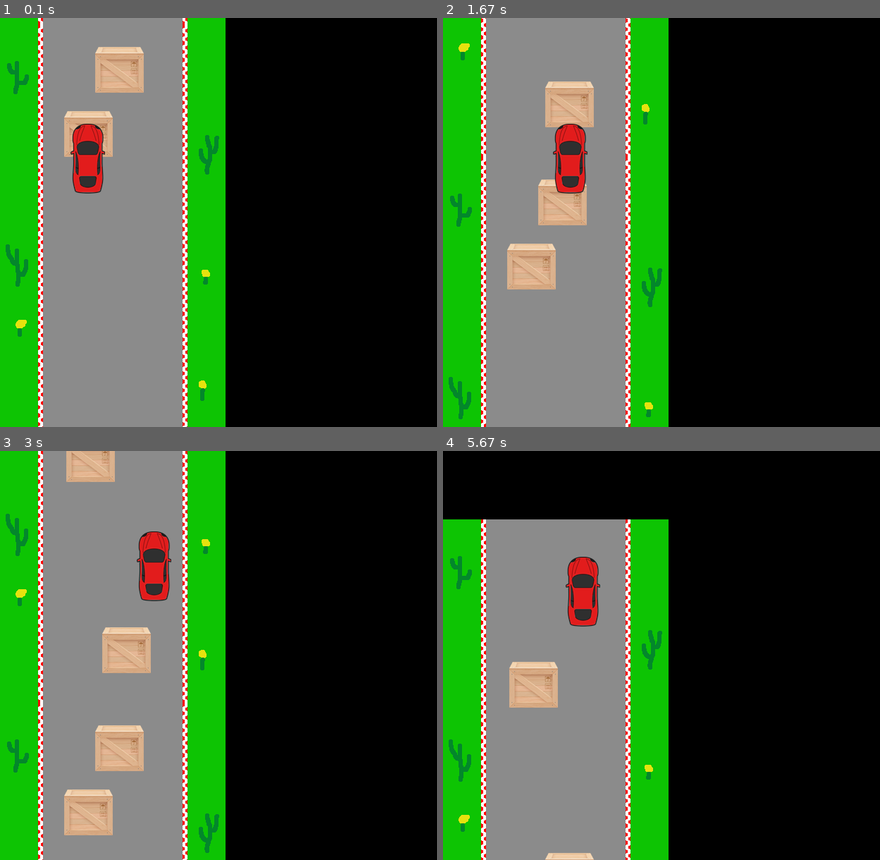
Above: before the commit, frames 1-4 (two rows, left to right).
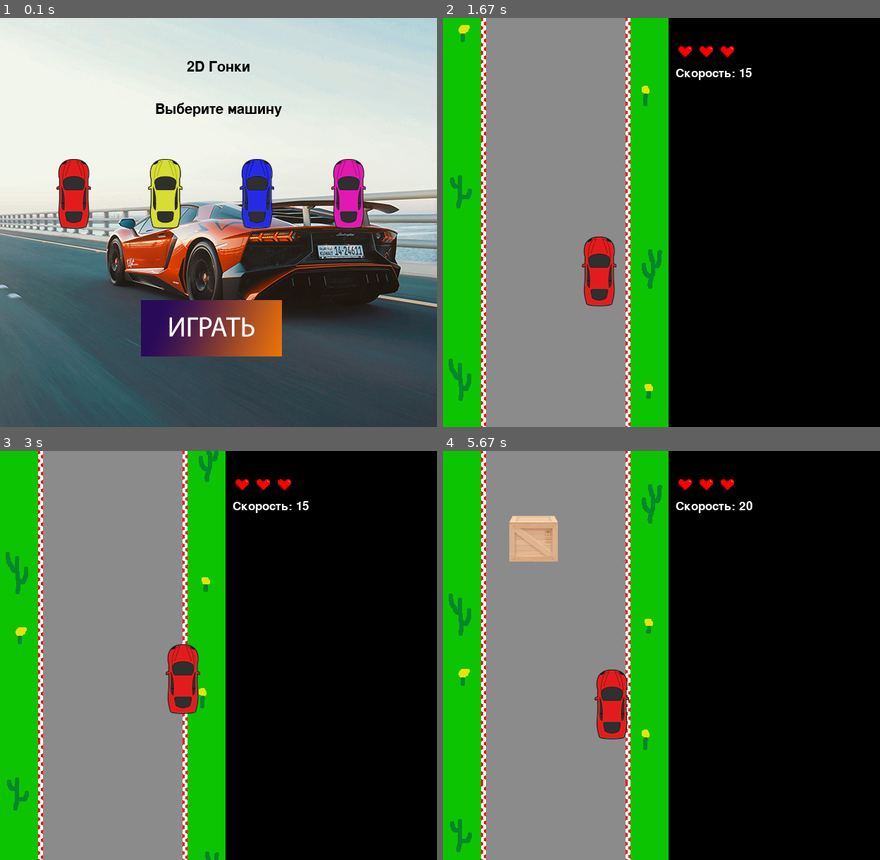
Above: after the commit, the same moments.

Repository: Lidne/PygameProject
Game: pygame game, started from main.py
Two runs of this game, one before a commit and one after it. Both use one fixed random seed, a clock stepped at 60 frames per second and the inputs below.
Inputs (mouse positions are in pixels of both pictures, inside the frame that each line leads up to):
- Up to frame 1 (0.1 s): no input
- Up to frame 2 (1.67 s): click (517, 193) at 0.38 s; click (652, 328) at 0.72 s; hold Right 1.17-1.63 s
- Up to frame 3 (3 s): hold Up 1.67-1.97 s; hold Right 2-2.47 s; click (262, 745) at 2.55 s; hold Left from 2.83 s (still down)
- Up to frame 4 (5.67 s): release Left at 3.37 s; hold Down 3.4-3.7 s; hold Left 3.73-4.13 s; hold Up 4.17-4.53 s; hold Right 4.57-5.2 s; hold Down 5.23-5.6 s; hold Left from 5.63 s (still down)

The runs differ from the first frame. In frame 1, 99% of the frame differs, in the area x 0-100%, y 0-100%; in frame 2, 7.9%; in frame 3, 9.9%; in frame 4, 16%.

Commit message:
dop info

Diff:
--- /dev/null
+++ b/button.py
@@ -0,0 +1,14 @@
+import pygame
+from load_image import load_image
+
+
+class Button(pygame.sprite.Sprite):
+    def __init__(self, cords, sprite_path, *groups):
+        super().__init__(*groups)
+        self.image = load_image(sprite_path)
+        self.rect = self.image.get_rect()
+        self.rect.x = cords[0]
+        self.rect.y = cords[1]
+
+    def button_pressed(self, pos):
+        return self.rect.collidepoint(pos)
--- a/car.py
+++ b/car.py
@@ -4,21 +4,23 @@
 FPS = 60
 
 pygame.init()
-screen = pygame.display.set_mode((1, 1))
+screen = pygame.display.set_mode((620, 580))
 
 
 class Car(pygame.sprite.Sprite):
-    image = load_image('car.png')
-    # Пока что используем эту картинку для разработки
-    # Рисовать позже будем
-
-    def __init__(self, pos_x, pos_y, *group):
+    def __init__(self, cords, image, *group):
+        # Обращение к конструктору родительского класса и добавление спрайта в группы
         super().__init__(*group)
-        self.image = Car.image
+        # Загружается переданная картинка
+        self.image = image
         self.rect = self.image.get_rect()
-        self.rect.x = pos_x
-        self.rect.y = pos_y
-        self.v = 150
+        self.rect.x = cords[0]
+        self.rect.y = cords[1]
+        self.v = 170  # Скорость машинки
 
     def update(self, *args):
+        """Функция обновляет позицию машинки"""
         self.rect = self.rect.move(args[0], args[1])
+
+    def peresechenie(self, group):
+        return pygame.sprite.spritecollideany(self, group)
--- a/load_image.py
+++ b/load_image.py
@@ -2,6 +2,7 @@
 import sys
 import pygame
 
+# Функция для загрузки спрайтов в pygame (НЕ ТРОГАТЬ!!)
 
 
 def load_image(name, colorkey=None):
--- a/main.py
+++ b/main.py
@@ -1,74 +1,107 @@
 import pygame
 from car import Car
 from road import RoadBlock
-from obstacles import Obstacle
-
-# Понять почему это окно съезжает в угол
+from start_screen import start_screen
+from load_image import load_image
 
 if __name__ == '__main__':
+    # Инициализация pygame и окна
     pygame.init()
     size = width, height = 620, 580
     screen = pygame.display.set_mode(size)
     pygame.display.set_caption('Гонки 2D')
     clock = pygame.time.Clock()
+    health = 3
+    event1 = pygame.USEREVENT + 1
+    pygame.time.set_timer(event1, 3000)
+    HP = load_image('Item 3-1.png.png')  # Инициализация "часов" для работы со временем
 
+    # Инициализируем группы спрайтов qwer
     all_sprites = pygame.sprite.Group()
     car_group = pygame.sprite.Group()
     road_blocks = pygame.sprite.Group()
-    car = Car(100, 150, car_group, all_sprites)
-    for i in range(-580, 1160, 580):
-        RoadBlock(0, i, all_sprites, road_blocks)
-        print(i)
+    obstacles = pygame.sprite.Group()
+    car_image = start_screen(screen)
+    car = Car((141, 310), car_image, car_group)
 
-    for block in road_blocks:
-        for _ in range(2):
-            block.add_object(Obstacle('container.png', block.rect, all_sprites))
+    # Создаём первых 2 блока дороги
+    [RoadBlock(0, i, all_sprites, road_blocks) for i in range(-580, 1, 580)]
 
     fps = 60
+    game_is_playing = True
     running = True
-
     moving_left = False
     moving_right = False
     moving_up = False
     moving_down = False
 
     while running:
-        screen.fill((0, 0, 0))
-        for event in pygame.event.get():
-            if event.type == pygame.QUIT:
-                running = False
-            if event.type == pygame.KEYDOWN:
-                if event.key == pygame.K_UP:
-                    moving_up = True
-                elif event.key == pygame.K_DOWN:
-                    moving_down = True
-                elif event.key == pygame.K_LEFT:
-                    moving_left = True
-                elif event.key == pygame.K_RIGHT:
-                    moving_right = True
-            if event.type == pygame.KEYUP:
-                if event.key == pygame.K_UP:
-                    moving_up = False
-                elif event.key == pygame.K_DOWN:
-                    moving_down = False
-                elif event.key == pygame.K_LEFT:
-                    moving_left = False
-                elif event.key == pygame.K_RIGHT:
-                    moving_right = False
-        if moving_up:
-            car_group.update(0, -car.v / fps)
-        if moving_down:
-            car_group.update(0, car.v / fps)
-        if moving_left:
-            car_group.update(-car.v / fps, 0)
-        if moving_right:
-            car_group.update(car.v / fps, 0)
-        road_blocks.update()
-        road_blocks.draw(screen)
-        for block in road_blocks:
-            block.objects.draw(screen)
-            block.update()
-        car_group.draw(screen)
-        clock.tick(fps)
-        pygame.display.flip()
+        while game_is_playing:
+            print(car.peresechenie(obstacles))
+            # Этот цикл для последующей реализации game over экрана и начала новой игры
+            screen.fill((0, 0, 0))
+            for i in range(health):
+                screen.blit(HP, (310 + 30 * i, 20))
+
+            for event in pygame.event.get():
+                if event.type == pygame.QUIT:
+                    running = False
+                    game_is_playing = False
+                # Если мы нажали кнопку и не отпустили,
+                # то продолжаем двигаться
+                if event.type == pygame.KEYDOWN:
+                    if event.key == pygame.K_UP:
+                        moving_up = True
+                    if event.key == pygame.K_DOWN:
+                        moving_down = True
+                    if event.key == pygame.K_LEFT:
+                        moving_left = True
+                    if event.key == pygame.K_RIGHT:
+                        moving_right = True
+                if event.type == pygame.KEYUP:
+                    if event.key == pygame.K_UP:
+                        moving_up = False
+                    if event.key == pygame.K_DOWN:
+                        moving_down = False
+                    if event.key == pygame.K_LEFT:
+                        moving_left = False
+                    if event.key == pygame.K_RIGHT:
+                        moving_right = False
+                if event.type == event1:
+
+                    list(road_blocks)[0].change_speed(1)
+            # Двигаем машинку (можно попробовать реализовать через функцию update в классе Car)
+            if moving_up:
+                car_group.update(0, -car.v / fps)
+            if moving_down:
+                car_group.update(0, car.v / fps)
+            if moving_left:
+                car_group.update(-car.v / fps, 0)
+            if moving_right:
+                car_group.update(car.v / fps, 0)
+
+            # Проверяем выходит ли один из блоков за нижнюю границу экрана
+            for block in road_blocks:
+                if not block.is_viewing():
+                    road_blocks.remove(block)
+                    RoadBlock(0, block.rect.y - 580 * 2, all_sprites, road_blocks).add_object(obstacles)
+
+            pere = car.peresechenie(obstacles)
+            if pere is not None:
+                obstacles.remove(pere)
+                list(road_blocks)[0].change_speed(-2)
+
+            font = pygame.font.Font(None, 25)
+            screen.blit(font.render(f"Скорость: {RoadBlock.speed * 5}", 1, (255, 255, 255)), (330, 70))
+            # Обновляем все группы спрайтов
+            # Рисуем поочерёдно, чтобы одни спрайты не накладывались на другие
+            road_blocks.update()
+            road_blocks.draw(screen)
+            for block in road_blocks:
+                block.objects.draw(screen)
+            car_group.draw(screen)
+
+            # Отсчитываем 1/60 секунды для стабильного fps
+            clock.tick(fps)
+            pygame.display.flip()
     pygame.quit()
--- a/obstacles.py
+++ b/obstacles.py
@@ -5,13 +5,31 @@
 FPS = 60
 
 
-class Obstacle(pygame.sprite.Sprite):
-    def __init__(self, image, parent_rect, *group):
+class WeakObstacle(pygame.sprite.Sprite):
+    # Класс препятствий, которые при столкновении убавляют скорость
+    def __init__(self, parent_rect, *group):
         super().__init__(*group)
-        self.image = load_image(image)
+        self.image = load_image(f'weak_obst_{random.randint(0, 1)}.png')
+        # Тут в отличии от класса Car нужно передавать путь к картинке
+        # Тут это не играет особой разницы, (в отличии от класса Car) так что можно поменять
         self.rect = self.image.get_rect()
-        self.rect.x = random.randint(61 + parent_rect.x, 190 + parent_rect.x)
-        self.rect.y = random.randint(0 + parent_rect.y, 515 + parent_rect.y)
+        self.rect.x = random.randint(61 + parent_rect.x, 190 + parent_rect.x)  # Генерируем случайное положение по x
+        self.rect.y = random.randint(0 + parent_rect.y, 515 + parent_rect.y)  # Генерируем случайное положение по y
 
     def update(self, *args):
-        self.rect = self.rect.move(0, 1)
+        self.rect = self.rect.move(0, args[0])
+
+
+class StrongObstacle(pygame.sprite.Sprite):
+    # Класс препятствий, которые при столкновении убавляют жизни
+    def __init__(self, parent_rect, *group):
+        super().__init__(*group)
+        self.image = load_image(f'strong_obst_{random.randint(0, 1)}.png')  # Лучше пока не вызывать без картинок
+        # Тут в отличии от класса Car нужно передавать путь к картинке
+        # Тут это не играет особой разницы, (в отличии от класса Car) так что можно поменять
+        self.rect = self.image.get_rect()
+        self.rect.x = random.randint(61 + parent_rect.x, 190 + parent_rect.x)  # Генерируем случайное положение по x
+        self.rect.y = random.randint(0 + parent_rect.y, 515 + parent_rect.y)  # Генерируем случайное положение по y
+
+    def update(self, *args):
+        self.rect = self.rect.move(0, args[0])
--- /dev/null
+++ b/pause.py
@@ -0,0 +1,40 @@
+import sys
+import pygame
+from load_image import load_image
+
+pygame.init()
+
+
+def terminate():
+    """Функция сворачивает всю игру"""
+    pygame.quit()
+    sys.exit()
+
+
+def pause(screen):
+    size = width, height = screen.get_rect().w, screen.get_rect().h
+    image = load_image('pause_fon.jpg')
+    intro_text = ["Пауза", "Нажмите Esc, чтобы продолжить"]
+
+    # Создаём экземпляр шрифта
+    font = pygame.font.Font(None, 30)
+    text_coord = 260  # Начальная высота надписи
+    # Рендерим текст стартового экрана построчно (из-за особенностей pygame)
+    # тут я сам не до конца понимаю, поэтому лучше не трогать
+    for line in intro_text:
+        string_rendered = font.render(line, 1, (255, 255, 255))
+        intro_rect = string_rendered.get_rect()
+        text_coord += 10
+        intro_rect.top = text_coord
+        intro_rect.x = width // 2 - intro_rect.w // 2
+        text_coord += intro_rect.height
+        image.blit(string_rendered, intro_rect)
+    while True:
+        for event in pygame.event.get():
+            if event.type == pygame.QUIT:
+                terminate()
+            if event.type == pygame.KEYDOWN:
+                if event.key == pygame.K_ESCAPE:
+                    return
+        screen.blit(image, (0, 0))
+        pygame.display.flip()
--- a/road.py
+++ b/road.py
@@ -1,23 +1,42 @@
 import pygame
+import random
 from load_image import load_image
+from obstacles import WeakObstacle
 
 FPS = 60
 
 
 class RoadBlock(pygame.sprite.Sprite):
-    image = load_image('road.png')
-
+    image = load_image('road.png')  # Это временный спрайт для проверки наложения
+    speed = 3
     def __init__(self, x, y, *group):
+        # Обращение к конструктору родительского класса и добавление спрайта в группы
         super().__init__(*group)
         self.image = RoadBlock.image
+        self.speed = RoadBlock.speed
         self.rect = self.image.get_rect()
         self.rect.x = x
         self.rect.y = y
-        self.objects = pygame.sprite.Group()
+        self.objects = pygame.sprite.Group()  # Группа спрайтов для объектов на блоке дороги
 
-    def add_object(self, obj):
-        self.objects.add(obj)
+    def add_object(self, *args):
+        if args:
+            WeakObstacle(self.rect, self.objects, *args)
+        """Фугкция добавляет объект на блок дороги"""
+        # eval(f"{random.choice(('Weak', 'Strong'))}Obstacle('container.png', self.rect, self.objects)")
+
 
     def update(self):
-        self.rect = self.rect.move(0, 1)
-        self.objects.update()
+        """Функция обновляет позицию блока дороги"""
+        self.rect = self.rect.move(0, RoadBlock.speed)
+        self.objects.update(RoadBlock.speed)
+
+    def change_speed(self, speedplus):
+        if RoadBlock.speed < 30:
+            RoadBlock.speed += speedplus
+
+
+
+    def is_viewing(self):
+        """Функция проверяет не выходит ли блок за границы экрана"""
+        return self.rect.y <= 580
--- /dev/null
+++ b/start_screen.py
@@ -0,0 +1,73 @@
+import sys
+import pygame
+from load_image import load_image
+from car import Car
+from button import Button
+
+FPS = 50
+
+pygame.init()
+clock = pygame.time.Clock()
+
+
+def terminate():
+    """Функция сворачивает всю игру"""
+    pygame.quit()
+    sys.exit()
+
+
+def start_screen(screen):
+    # Размеры переданного экрана
+    size = width, height = screen.get_rect().w, screen.get_rect().h
+    intro_text = ["2D Гонки", "",
+                  "Выберите машину"]
+
+    # Добавляем картинку фона (я заменил на бесплатную картинку)
+    fon = pygame.transform.scale(load_image('fon1.jpg'), (width, height))
+    # Добавляем её на экран
+    screen.blit(fon, (0, 0))
+    # Создаём экземпляр шрифта
+    font = pygame.font.Font(None, 30)
+    text_coord = 50  # Начальная высота надписи
+    # Рендерим текст стартового экрана построчно (из-за особенностей pygame)
+    # тут я сам не до конца понимаю, поэтому лучше не трогать
+    for line in intro_text:
+        string_rendered = font.render(line, 1, (0, 0, 0))
+        intro_rect = string_rendered.get_rect()
+        text_coord += 10
+        intro_rect.top = text_coord
+        intro_rect.x = width // 2 - intro_rect.w // 2
+        text_coord += intro_rect.height
+        fon.blit(string_rendered, intro_rect)
+
+    # Создаём спрайты машин и кнопки
+    car_sprites = pygame.sprite.Group()
+    buttons = pygame.sprite.Group()
+    btn = Button((200, 400), 'start_button.png', buttons)
+
+    for i in range(4):
+        Car((80 + i * 130, 200), load_image(f'car{i}.png'), car_sprites)
+
+    selected_car = None
+    selection_rect = pygame.Rect(-10, -10, 1, 1)  # Прямоугольник подсвечивающий выбранную машинку
+
+    while True:
+        screen.blit(fon, (0, 0))
+        for event in pygame.event.get():
+            if event.type == pygame.QUIT:
+                terminate()
+            elif event.type == pygame.MOUSEBUTTONDOWN:
+                for car in car_sprites:
+                    # Проверяем на какую машину нажали мышкой и сохраняем выбор
+                    if car.rect.collidepoint(event.pos):
+                        selected_car = car
+                        selection_rect = selected_car.rect
+                # Если нажали кнопку и машина выбрана, то возвращаем выбранную машину и начинаем игру
+                if btn.button_pressed(event.pos) and selected_car is not None:
+                    return selected_car.image
+
+        pygame.draw.rect(screen, (0, 0, 0), selection_rect)
+        car_sprites.draw(screen)
+        buttons.draw(screen)
+        pygame.display.flip()
+        clock.tick(FPS)
Binary file added: data/Item 3-1.png.png
Renamed: data/car.png -> data/car0.png
Binary file added: data/fon.jpg
Binary file added: data/fon1.jpg
Binary file added: data/pause_fon.jpg
Binary file added: data/start_button.png
Binary file added: data/weak_obst_0.png
Renamed: data/container.png -> data/weak_obst_1.png
